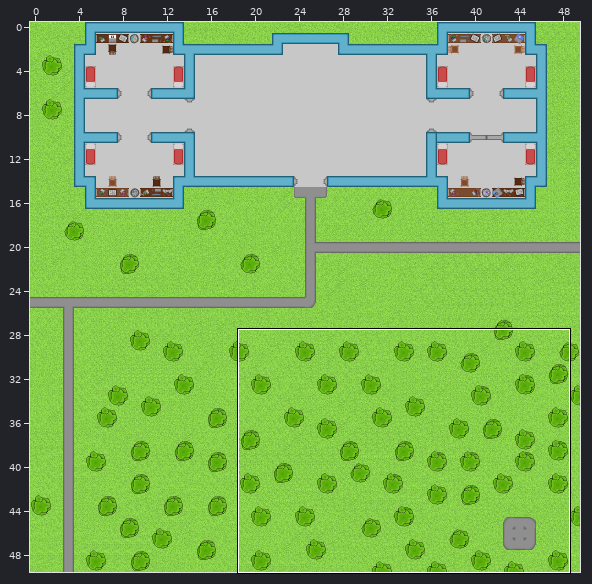
Level history. Tiled map: game/core/assets/map/Main.tmx. Above, an overview of the earlier version with the close-up marked.
Close-up. Before:
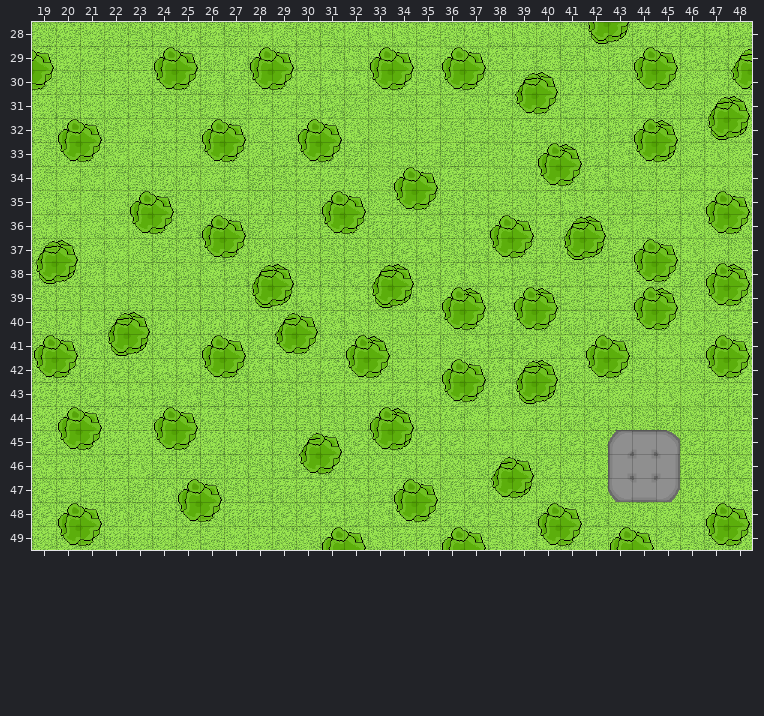
Cells are 32x32 px. Shown: x 19..48, y 28..49. The commit also changed other parts of the map, which this record leaves out.
The result:
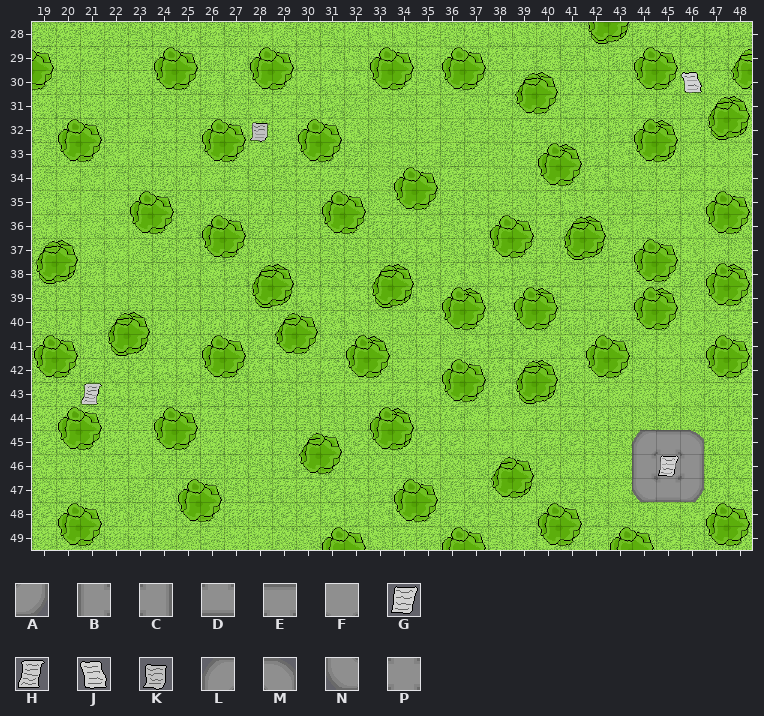
Key: from "construction-tiles-1": A 21, B 40, C 40 turned 180, D 40 turned 270, E 41, F 61; from "pages": G 0, H 1, J 2, K 4; from "street-export": L 0, M 1, N 3, P 8.
_ is an empty cell.
Tiles of an added or newly shown layer are drawn over the layers below it.
Change:
Layer "path":
Tile A now appears in row 47 at x 46.
Tile B now appears in row 46 at x 44.
Tile C now appears in row 46 at x 46.
Tile D now appears in row 47 at x 45.
Tile E now appears in row 45 at x 45.
Tile F now appears in row 46 at x 45.
Tile L now appears in row 45 at x 44.
Tile M now appears in row 45 at x 46.
Tile N now appears in row 47 at x 44.
Layer "above-ground":
Tile A is gone in row 47 at x 45.
Tile B is gone in row 46 at x 43.
Tile C is gone in row 46 at x 45.
Tile D is gone in row 47 at x 44.
Tile E is gone in row 45 at x 44.
Tile L is gone in row 45 at x 43.
Tile M is gone in row 45 at x 45.
Tile N is gone in row 47 at x 43.
Tile P is gone in row 46 at x 44.
Layer "pages" (added):
Tile G now appears in row 46 at x 45.
Tile H now appears in row 43 at x 21.
Tile J now appears in row 30 at x 46.
Tile K now appears in row 32 at x 28.
Changed places in both close-ups, as pixel boxes (x1, y1, x2, y2):
added: (681, 72, 702, 93)
added: (250, 122, 268, 142)
added: (81, 383, 102, 405)
changed: (608, 430, 704, 502)
